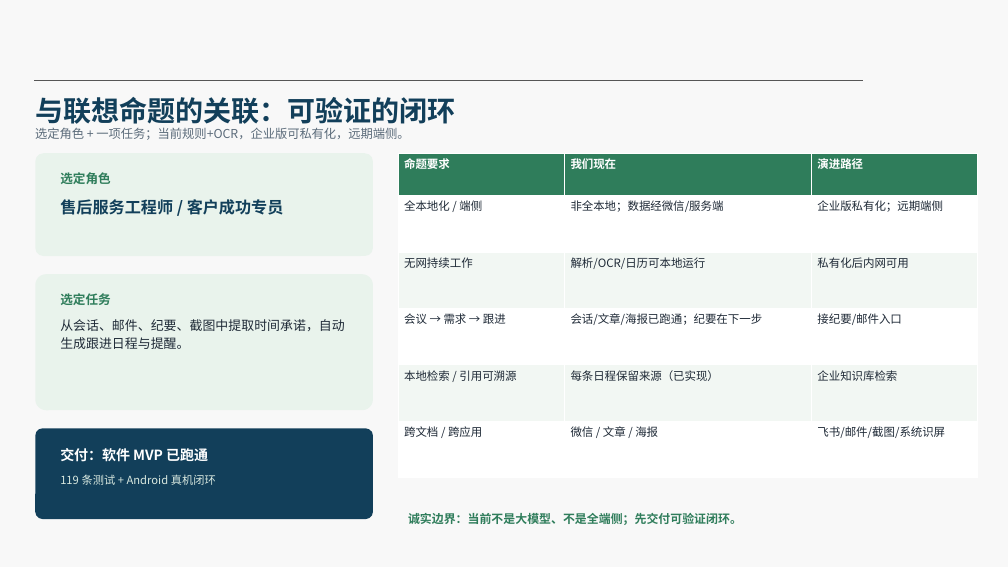
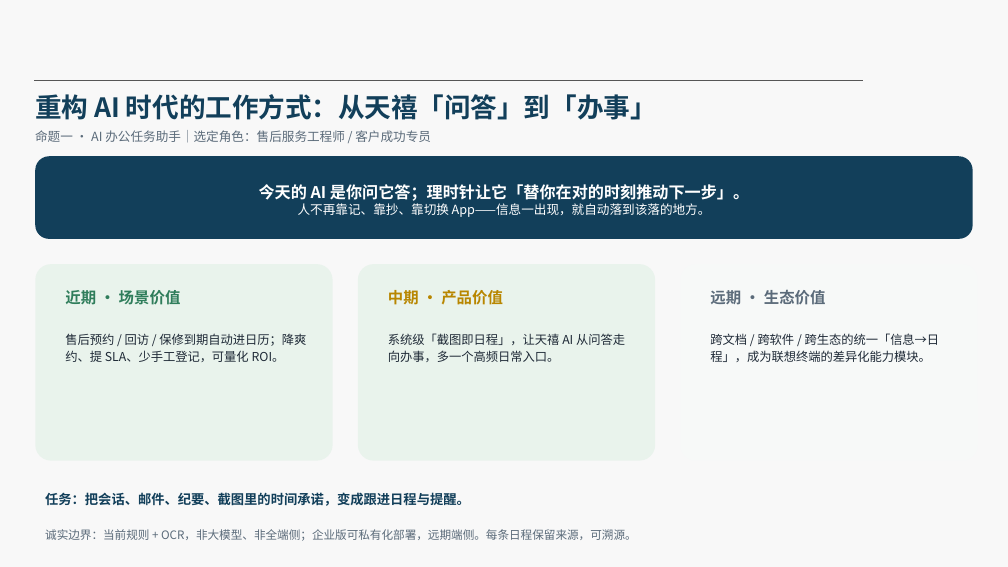
Before and after one commit to murasame9877/lishizhen, a slide deck: slide 3 of docs/2026SDG-Pitch-理时针.pptx. Drawn at 1008x567 pixels with LibreOffice and Linux fonts; fonts in the diff are those of the drawing; background and template pictures are left out. Boxes give left, top, right and bottom in pixels: in the first picture for what was removed or moved away, otherwise in the second. Text is boxed around its words. In the diff, an @@ line names an element or a change of style, - is before the commit and + after.

```diff
--- a/docs/2026SDG-Pitch-理时针.pptx
+++ b/docs/2026SDG-Pitch-理时针.pptx
@@ text at bbox=[35, 94, 657, 120]: text changed; size 20 to 19 pt @@
-与联想命题的关联：可验证的闭环
+重构 AI 时代的工作方式：从天禧「问答」到「办事」
@@ text at bbox=[35, 130, 431, 143]: text changed; size 8.8 to 9 pt @@
-选定角色 + 一项任务；当前规则+OCR，企业版可私有化，远期端侧。
+命题一 · AI 办公任务助手｜选定角色：售后服务工程师 / 客户成功专员
@@ rounded rectangle "今天的 AI 是你问它答；理时针让它「替你在对的时刻推动下一步」。": place and size @@
-rounded rectangle "今天的 AI 是你问它答；理时针让它「替你在对的时刻推动下一步」。" at bbox=[35, 153, 373, 256]
+rounded rectangle "今天的 AI 是你问它答；理时针让它「替你在对的时刻推动下一步」。" at bbox=[35, 156, 973, 239]
@@ rounded rectangle "今天的 AI 是你问它答；理时针让它「替你在对的时刻推动下一步」。" at bbox=[35, 156, 973, 239]: fill #E9F3EC to #123F5A; proportions changed @@
@@ text removed at bbox=[60, 172, 110, 184] @@
-选定角色
@@ table removed at bbox=[398, 153, 978, 478], 6 rows, 3 columns @@
-命题要求 | 我们现在 | 演进路径
-全本地化 / 端侧 | 非全本地；数据经微信/服务端 | 企业版私有化；远期端侧
-无网持续工作 | 解析/OCR/日历可本地运行 | 私有化后内网可用
-会议 → 需求 → 跟进 | 会话/文章/海报已跑通；纪要在下一步 | 接纪要/邮件入口
-本地检索 / 引用可溯源 | 每条日程保留来源（已实现） | 企业知识库检索
-跨文档 / 跨应用 | 微信 / 文章 / 海报 | 飞书/邮件/截图/系统识屏
@@ text in rounded rectangle at bbox=[259, 184, 749, 217]: text added @@
+今天的 AI 是你问它答；理时针让它「替你在对的时刻推动下一步」。
+人不再靠记、靠抄、靠切换 App——信息一出现，就自动落到该落的地方。
@@ rounded rectangle: place and size @@
-rounded rectangle at bbox=[35, 274, 373, 410]
+rounded rectangle at bbox=[35, 264, 333, 461]
@@ rounded rectangle added at bbox=[358, 264, 655, 461], fill #E9F3EC @@
@@ rounded rectangle added at bbox=[680, 264, 978, 461], fill #F7F9F8 @@
@@ text removed at bbox=[60, 293, 110, 305] @@
-选定任务
@@ text at bbox=[65, 290, 181, 305]: text changed; size 11.5 to 11 pt; text colour #123F5A to #2F7D5B @@
-售后服务工程师 / 客户成功专员
+近期 · 场景价值
@@ text added at bbox=[388, 290, 503, 305], 11 pt, text #B88600, bold @@
+中期 · 产品价值
@@ text added at bbox=[710, 290, 826, 305], 11 pt, text #5B6B7A, bold @@
+远期 · 生态价值
@@ text added at bbox=[65, 333, 306, 362], 8.8 pt, text #1F2A37 @@
+售后预约 / 回访 / 保修到期自动进日历；降爽约、提 SLA、少手工登记，可量化 ROI。
@@ text added at bbox=[388, 333, 625, 362], 8.8 pt, text #1F2A37 @@
+系统级「截图即日程」，让天禧 AI 从问答走向办事，多一个高频日常入口。
@@ text added at bbox=[710, 333, 940, 362], 8.8 pt, text #1F2A37 @@
+跨文档 / 跨软件 / 跨生态的统一「信息→日程」，成为联想终端的差异化能力模块。
@@ rounded rectangle removed at bbox=[35, 428, 373, 519] @@
@@ text removed at bbox=[60, 448, 208, 462] @@
-交付：软件 MVP 已跑通
@@ text removed at bbox=[60, 474, 216, 485] @@
-119 条测试 + Android 真机闭环
@@ text at bbox=[45, 492, 470, 506]: text changed; size 9.2 to 9.5 pt; text colour #1F2A37 to #123F5A; bold on @@
-从会话、邮件、纪要、截图中提取时间承诺，自动生成跟进日程与提醒。
+任务：把会话、邮件、纪要、截图里的时间承诺，变成跟进日程与提醒。
@@ text added at bbox=[45, 529, 637, 541], 8.3 pt, text #5B6B7A @@
+诚实边界：当前规则 + OCR，非大模型、非全端侧；企业版可私有化部署，远期端侧。每条日程保留来源，可溯源。
@@ text removed at bbox=[408, 513, 742, 525] @@
-诚实边界：当前不是大模型、不是全端侧；先交付可验证闭环。
```
Also in this commit, not shown: 3 other files.
